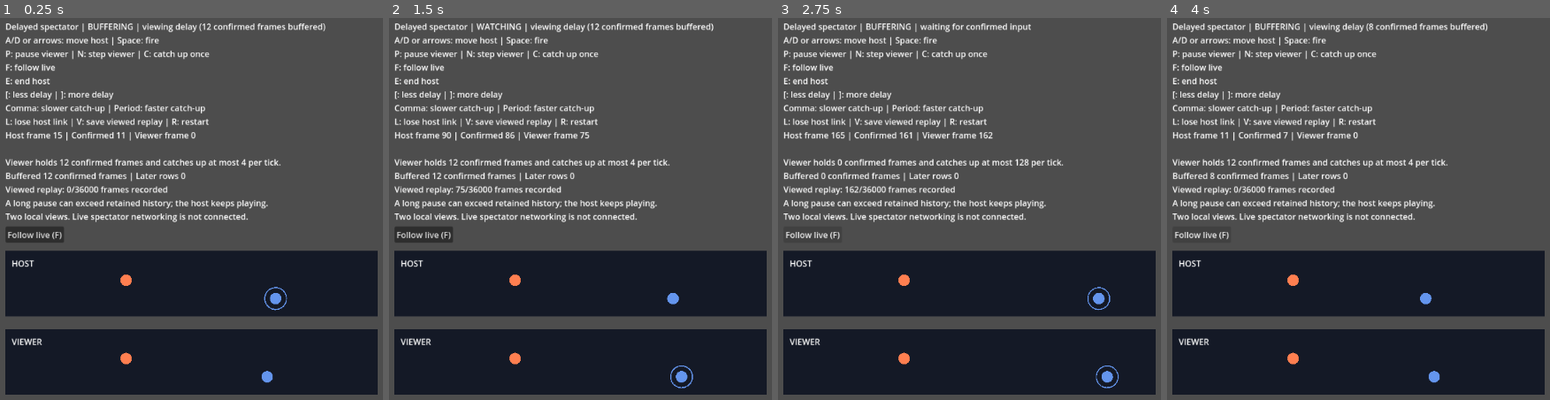
Above: before the commit, frames 1-4 (left to right).
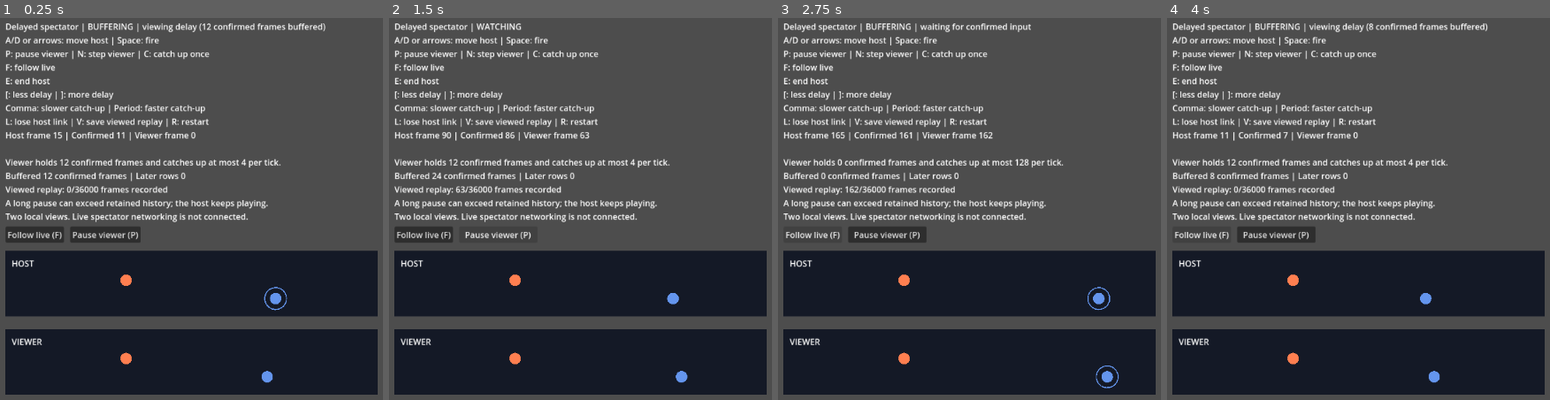
Above: after the commit, the same moments.

Repository: Ambiguous-Interactive/fortress-rollback-godot
Game: Godot game, scene res://examples/spectator/spectator.tscn
Same seed, same stepped clock (60 frames per second), same inputs: the game is played once before the commit and once after it. The project has no main scene, so this scene is started directly.
Inputs (mouse positions are in pixels of both pictures, inside the frame that each line leads up to):
- Up to frame 1 (0.25 s): no input
- Up to frame 2 (1.5 s): click (496, 235) at 0.5 s, where only the run after the commit has a clickable "Pause viewer (P)"; click (500, 235) at 1.25 s, where only the run after the commit has a clickable "Resume viewer (P)"
- Up to frame 3 (2.75 s): click "Follow live (F)" at 2 s
- Up to frame 4 (4 s): tap Enter at 2.75 s; hold D 2.78-3.53 s; tap P at 2.85 s; tap Space at 3.02, 3.32, 3.77 s; tap N at 3.05, 3.6 s; hold S from 3.53 s (still down); tap R at 3.8 s

The runs differ from the first frame. In frame 1, 0.7% of the frame differs, in the area x 18-37%, y 54-59%; in frame 2, 0.8%, in the area x 11-85%, y 1-97%; in frame 3, 0.8%; in frame 4, 0.8%.

Commit message:
Guard spectator controls and retire departed scenes
Reject invalid host button masks before changing local clocks. Pause and resume now share request ownership gates through keyboard and pointer controls. Retire host, viewer and replay lifetimes when the spectator scene exits. Reproduced each defect before repair; both pinned engines pass the 22-case spectator demo suite.

Diff:
--- a/examples/spectator/demo.gd
+++ b/examples/spectator/demo.gd
@@ -125,6 +125,20 @@
 	return viewer_code
 
 
+## Change viewing pause without changing either game, input delivery, delay or catch-up policy.
+## Active requests and callbacks retain the current policy; stopped viewing cannot resume.
+func set_paused(paused: bool) -> int:
+	if _mutation_code() == Types.Code.BUSY:
+		return Types.Code.BUSY
+	if viewer == null:
+		return Types.Code.NOT_CONFIGURED
+	var code: int = viewer._mutation_code()
+	if code != Types.Code.OK:
+		return code
+	is_paused = paused
+	return Types.Code.OK
+
+
 ## Pause and play all currently buffered rows allowed by the viewing delay in one bounded action.
 ## Preserves the selected delay/rate, never samples the host, and stops immediately on playback failure.
 func catch_up_viewer() -> int:
@@ -215,6 +229,9 @@
 		return Types.Code.BUSY
 	if host == null:
 		return Types.Code.NOT_CONFIGURED
+	if not is_finishing and not is_host_finished and host.loop.session.status().lifecycle != Types.Lifecycle.TERMINATED:
+		if buttons < 0 or buttons > (Game.LEFT | Game.RIGHT | Game.FIRE):
+			return Types.Code.INVALID_CONFIGURATION
 	_tick_count += 1
 	var code: int = Types.Code.OK
 	if not is_host_finished:
--- a/examples/spectator/spectator.gd
+++ b/examples/spectator/spectator.gd
@@ -14,6 +14,7 @@
 var _replay_notice: String = ""
 var _label: Label
 var _follow_live_button: Button
+var _pause_button: Button
 
 
 func _ready() -> void:
@@ -28,8 +29,21 @@
 	_follow_live_button.focus_mode = Control.FOCUS_NONE
 	_follow_live_button.pressed.connect(_follow_live)
 	add_child(_follow_live_button)
+	_pause_button = Button.new()
+	_pause_button.name = "PauseViewer"
+	_pause_button.focus_mode = Control.FOCUS_NONE
+	_pause_button.pressed.connect(_toggle_pause)
+	add_child(_pause_button)
 	_code = demo.start()
 	_update_label()
+
+
+func _exit_tree() -> void:
+	if demo.viewer != null:
+		demo.viewer.terminate()
+	if demo.host != null:
+		demo.host.loop.session.terminate()
+		demo.host.stop_replay()
 
 
 func _physics_process(_delta: float) -> void:
@@ -50,7 +64,7 @@
 	if not event is InputEventKey or not event.pressed or event.echo:
 		return
 	if event.keycode == KEY_P:
-		demo.is_paused = not demo.is_paused
+		_toggle_pause()
 	elif event.keycode == KEY_N:
 		demo.step_viewer()
 	elif event.keycode == KEY_C:
@@ -75,6 +89,11 @@
 	_update_label()
 
 
+func _toggle_pause() -> void:
+	demo.set_paused(not demo.is_paused)
+	_update_label()
+
+
 func _follow_live() -> void:
 	demo.follow_live()
 	_update_label()
@@ -90,6 +109,8 @@
 
 func _update_label() -> void:
 	_follow_live_button.disabled = demo.viewer == null or demo._mutation_code() == Types.Code.BUSY or demo.viewer._mutation_code() != Types.Code.OK
+	_pause_button.disabled = _follow_live_button.disabled
+	_pause_button.text = "Resume viewer (P)" if demo.is_paused else "Pause viewer (P)"
 	if demo.host == null or demo.viewer == null:
 		_label.text = "Could not start: code %d" % _code
 		return
@@ -134,6 +155,7 @@
 	)
 
 	_follow_live_button.position = Vector2(24, _label.position.y + _label.get_minimum_size().y + 8)
+	_pause_button.position = _follow_live_button.position + Vector2(_follow_live_button.get_minimum_size().x + 12, 0)
 
 
 func _recording_feedback() -> String:
--- a/tests/unit/test_spectator_demo.gd
+++ b/tests/unit/test_spectator_demo.gd
@@ -82,6 +82,7 @@
 
 
 func _corrected_viewing(context: RefCounted) -> void:
+	_rejected_host_buttons(context)
 	var demo: Demo = Demo.new()
 	context.equal(demo.start(), Types.Code.OK, "start delayed viewer")
 	var reference: Game = Game.new()
@@ -278,6 +279,7 @@
 
 # Value: protects=scene keyboard frame-step control; fails_when=N is unbound or repeats on held key; why_new=demo API tests bypass scene input; seam=none
 func _single_frame_control(context: RefCounted) -> void:
+	_pause_control_ownership(context)
 	var scene: Node2D = Scene.new()
 	scene._ready()
 	for tick: int in range(50):
@@ -420,6 +422,7 @@
 # Value: protects=restart retires retained match handles; fails_when=old drivers consume buffered rows;
 # why_new=keyboard restart checks only the replacement viewer; seam=none
 func _restart_lifetimes(context: RefCounted) -> void:
+	_scene_exit(context)
 	for scenario: String in ["control", "restart", "failed"]:
 		var demo: Demo = Demo.new()
 		context.equal(demo.start(), Types.Code.OK, "start retained-handle scenario")
@@ -526,7 +529,7 @@
 # why_new=restart guards do not cover playback and service actions; seam=none
 func _service_busy(context: RefCounted) -> void:
 	for actor: String in ["host", "viewer", "batch", "game_callback"]:
-		for action: String in ["tick", "step_viewer", "catch_up_viewer", "finish_host", "set_viewing_delay", "set_catchup_speed", "follow_live"]:
+		for action: String in ["tick", "step_viewer", "catch_up_viewer", "finish_host", "set_viewing_delay", "set_catchup_speed", "follow_live", "set_paused"]:
 			var demo: Demo = Demo.new()
 			context.equal(demo.start(), Types.Code.OK, "start guarded service")
 			demo.is_paused = true
@@ -538,7 +541,9 @@
 				var target: RefCounted = owner.get_ref()
 				var before: Array = _service_observation(target)
 				var code: int
-				if action in ["set_viewing_delay", "set_catchup_speed"]:
+				if action == "set_paused":
+					code = target.call(action, false)
+				elif action in ["set_viewing_delay", "set_catchup_speed"]:
 					if not target.has_method(action):
 						context.equal(false, true, "viewing delay exposes guarded adjustment")
 						return
@@ -1107,3 +1112,99 @@
 	scene._unhandled_key_input(key)
 	context.equal(_service_observation(scene.demo), before.slice(0, 9) + [Types.Code.TERMINATED, before[10]], "stopped key preserves policy and pause")
 	scene.free()
+
+
+# Value: protects=pause controls preserve active playback ownership; fails_when=P changes pause inside a request;
+# why_new=service tests omit keyboard pause; seam=scene controls
+func _pause_control_ownership(context: RefCounted) -> void:
+	var scene: Node2D = Scene.new()
+	scene._ready()
+	context.equal(scene.demo.set_paused(true), Types.Code.OK, "ordinary pause succeeds")
+	var button: Button = scene.get_node_or_null("PauseViewer")
+	context.equal(button != null, true, "pointer users have pause and resume control")
+	if button == null:
+		scene.free()
+		return
+	scene._update_label()
+	context.equal(button.text, "Resume viewer (P)", "paused button names resume action")
+	context.equal(button.disabled, false, "ordinary paused viewer can resume")
+	context.equal(button.focus_mode, Control.FOCUS_NONE, "pause button preserves host keyboard focus")
+	button.pressed.emit()
+	context.equal(scene.demo.is_paused, false, "pointer resumes viewer")
+	context.equal(button.text, "Pause viewer (P)", "resumed button names pause action")
+	button.pressed.emit()
+	context.equal(scene.demo.is_paused, true, "pointer pauses viewer")
+	for tick: int in range(40):
+		scene.demo.tick(Game.RIGHT)
+	var key: InputEventKey = InputEventKey.new()
+	key.keycode = KEY_P
+	key.pressed = true
+	context.equal(scene.demo.viewer.begin_advance().code, Types.Code.READY, "open playback request before pause")
+	scene._update_label()
+	context.equal(button.disabled, true, "active request disables pointer pause")
+	var before: bool = scene.demo.is_paused
+	button.pressed.emit()
+	context.equal(scene.demo.is_paused, before, "direct button signal cannot bypass ownership")
+	scene._unhandled_key_input(key)
+	context.equal(scene.demo.is_paused, before, "pause key preserves owned playback request")
+	scene.demo.viewer.terminate(Types.Code.PROTOCOL_FAILED)
+	scene._update_label()
+	context.equal(button.disabled, true, "stopped viewing disables pause control")
+	scene._unhandled_key_input(key)
+	context.equal(scene.demo.is_paused, before, "pause key preserves stopped playback state")
+	scene.free()
+
+
+# Value: protects=invalid host buttons cannot alter spectator clocks; fails_when=narrowing accepts out-of-domain inputs;
+# why_new=canonical playback uses valid buttons only; seam=none
+func _rejected_host_buttons(context: RefCounted) -> void:
+	for buttons: int in [-9223372036854775807, -256, -1, 8, 255, 256, 263, 9223372036854775807]:
+		var demo: Demo = Demo.new()
+		context.equal(demo.start(), Types.Code.OK, "start invalid-host-input control")
+		var before: Array = _service_observation(demo)
+		context.equal(demo.tick(buttons), Types.Code.INVALID_CONFIGURATION, "reject host buttons before narrowing")
+		context.equal(_service_observation(demo), before, "invalid host buttons preserve both clocks and games")
+		context.equal(demo.tick(Game.RIGHT | Game.FIRE), Types.Code.OK, "valid corrected input remains available")
+		context.equal(demo.host.loop.game.frame, 1, "corrected retry uses first host frame")
+
+
+# Value: protects=leaving spectator scene retires host and viewer lifetimes; fails_when=retained drivers still invoke removed games;
+# why_new=restart coverage preserves the scene; seam=none
+func _scene_exit(context: RefCounted) -> void:
+	for mode: String in ["paused", "viewer_request", "host_request", "failed"]:
+		var scene: Node2D = Scene.new()
+		(Engine.get_main_loop() as SceneTree).root.add_child(scene)
+		if not scene.is_inside_tree():
+			scene._ready()
+		var demo: Demo = scene.demo
+		demo.set_paused(true)
+		for tick: int in range(40):
+			context.equal(demo.tick(Game.RIGHT), Types.Code.OK, "host supplies exit fixture history")
+		context.equal(demo.host.start_replay(), Types.Code.OK, "host replay is retained before scene exit")
+		var replay: RefCounted = demo.host.replay_player
+		var request: Types.Request
+		if mode == "viewer_request":
+			request = demo.viewer.begin_advance().batch.next_request()
+		elif mode == "host_request":
+			request = replay.begin_advance().batch.next_request()
+		elif mode == "failed":
+			demo.lose_host_connection()
+		var viewer_bytes: PackedByteArray = demo.game.canonical_bytes()
+		var host_bytes: PackedByteArray = demo.host.loop.game.canonical_bytes()
+		if not scene.is_inside_tree() and scene.has_method("_exit_tree"):
+			scene._exit_tree()
+		scene.free()
+		context.equal(demo.viewer.status().reason, Types.Code.PROTOCOL_FAILED if mode == "failed" else Types.Code.TERMINATED, "scene exit preserves viewer first cause")
+		context.equal(demo.host.loop.session.status().reason, Types.Code.TERMINATED, "scene exit retires host gameplay")
+		context.equal(replay.step(), Types.Code.TERMINATED, "retained host replay cannot advance after exit")
+		var samples: Array[Demo.Driver.LocalInput] = []
+		context.equal(demo.driver.step(40 * Demo.Host.TICK_US, samples).code, Types.Code.TERMINATED, "retained viewer driver cannot advance after exit")
+		if request != null:
+			if request.writer != null:
+				context.equal(request.writer.write_bytes(PackedByteArray([1])), request.writer.Code.EXPIRED_VIEW, "exit expires retained snapshot writer")
+			elif request.reader != null:
+				context.equal(request.reader.status(), request.reader.Code.EXPIRED_VIEW, "exit expires retained snapshot reader")
+			else:
+				context.equal(request.inputs.player_count(), -1, "exit expires retained frame input view")
+		context.bytes_equal(demo.game.canonical_bytes(), viewer_bytes, 0, "removed viewer game remains unchanged")
+		context.bytes_equal(demo.host.loop.game.canonical_bytes(), host_bytes, 40, "removed host game remains unchanged")
Not shown, changed: docs/spectators.md
